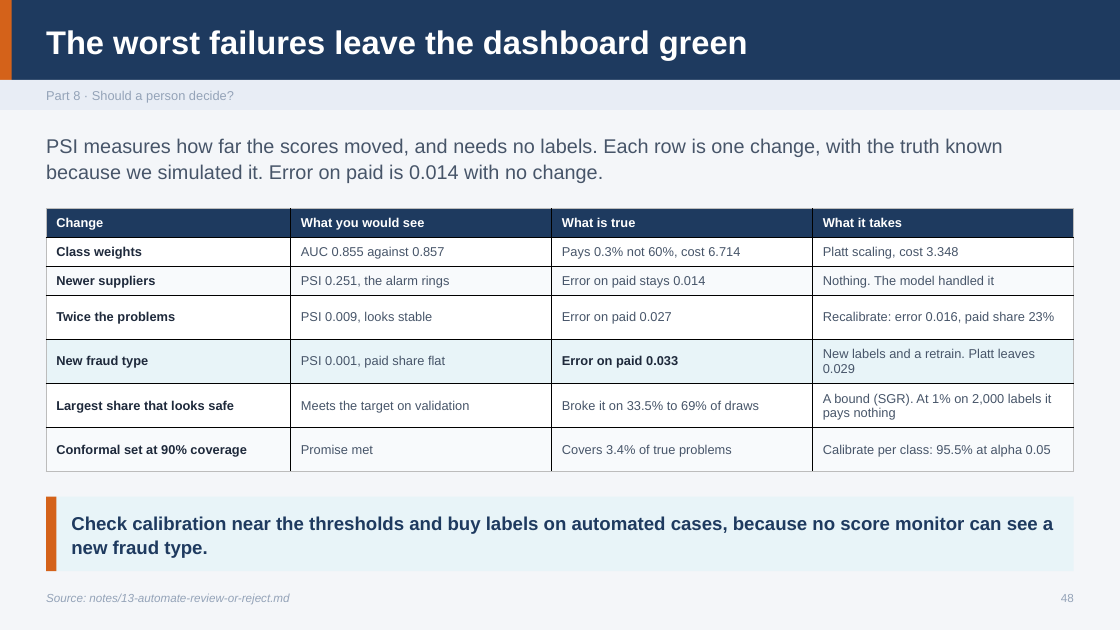
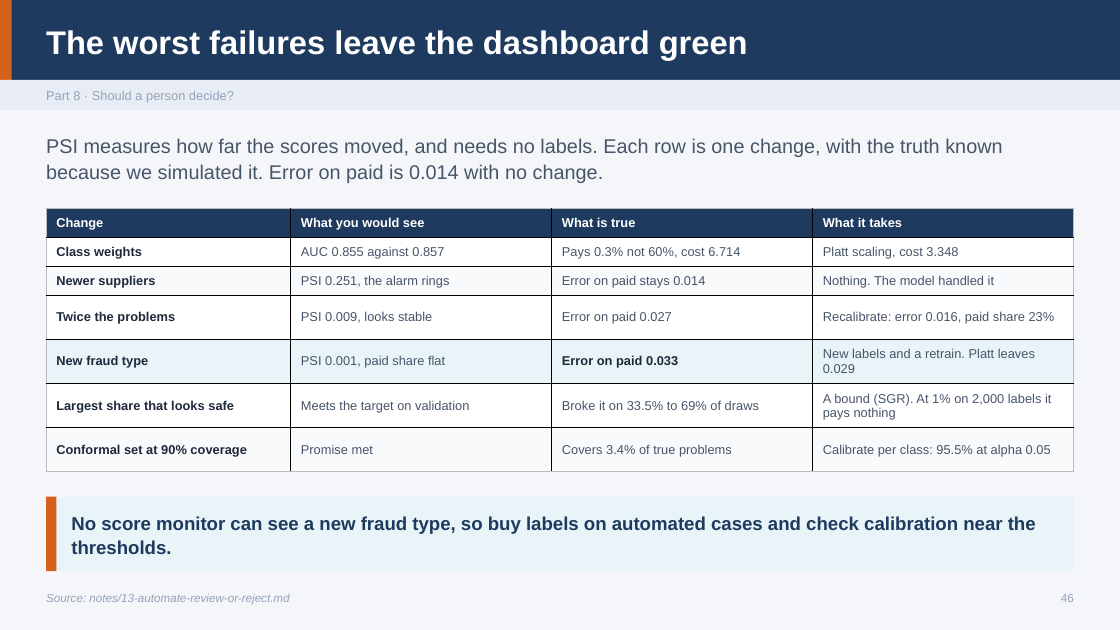
Before and after one commit to ramseywise/learn-ai-engineering, a slide deck: slide 46 of data-science/01-classical-ml/slides/classical-ml.pptx (slide 48 before the commit). Drawn at 1120x630 pixels with LibreOffice and Linux fonts; fonts in the diff are those of the drawing. Boxes give left, top, right and bottom in pixels: in the first picture for what was removed or moved away, otherwise in the second. Text is boxed around its words. In the diff, an @@ line names an element or a change of style, - is before the commit and + after.

```diff
--- a/data-science/01-classical-ml/slides/classical-ml.pptx
+++ b/data-science/01-classical-ml/slides/classical-ml.pptx
@@ text at box(71, 516, 1036, 554): text changed @@
-Check calibration near the thresholds and buy labels on automated cases, because no score monitor can see a new fraud type.
+No score monitor can see a new fraud type, so buy labels on automated cases and check calibration near the thresholds.
```
Also in this commit, not shown: 42 other slides changed, 1 slide added, 2 slides removed, 36 other files.
